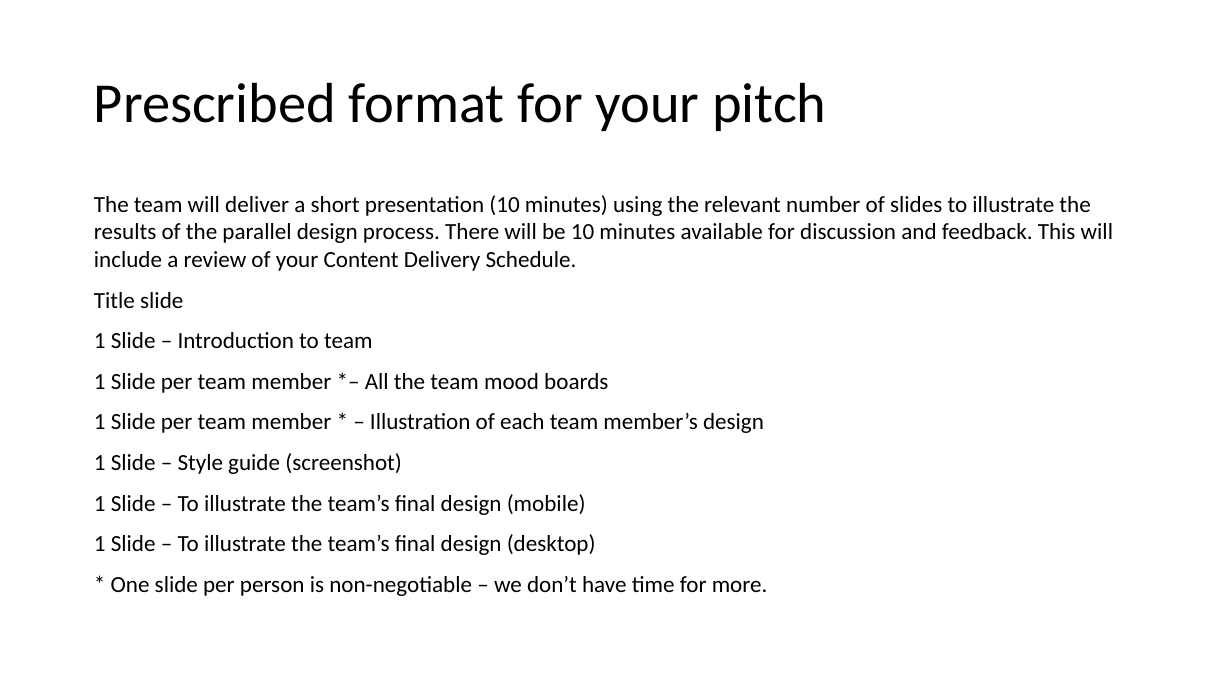
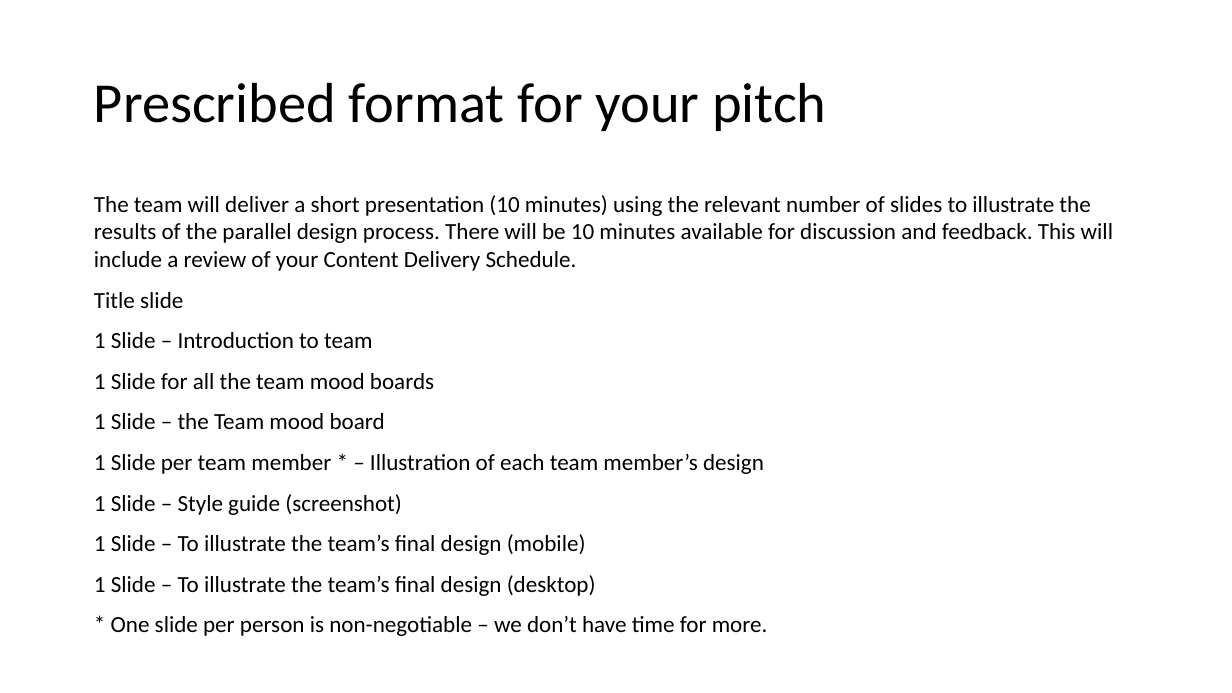
Before and after one commit to GeorgeGray97/level5-portfolio, a slide deck: slide 1 of templates/template_sp3_presentation.pptx. Drawn at 1232x693 pixels with LibreOffice and Linux fonts; fonts in the diff are those of the drawing. Boxes give left, top, right and bottom in pixels: in the first picture for what was removed or moved away, otherwise in the second. Text is boxed around its words. In the diff, an @@ line names an element or a change of style, - is before the commit and + after.

```diff
--- a/templates/template_sp3_presentation.pptx
+++ b/templates/template_sp3_presentation.pptx
@@ text at bbox=[94, 373, 434, 429]: text changed @@
-1 Slide per team member *– All the team mood boards
+1 Slide for all the team mood boards
+1 Slide – the Team mood board
```
Also in this commit, not shown: 1 other slide changed, 1 slide added.
